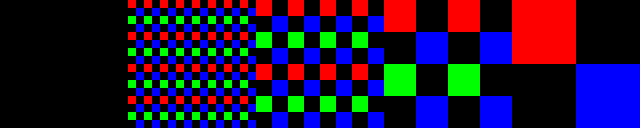
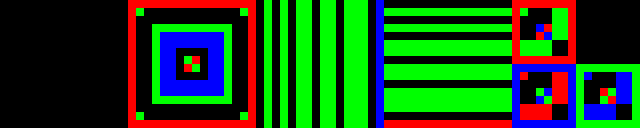
Before/after of a 640 x 128 layered artwork. What changed in the layer stack:
painted on "Tiles" over (x1=128, y1=0, x2=640, y2=128)
